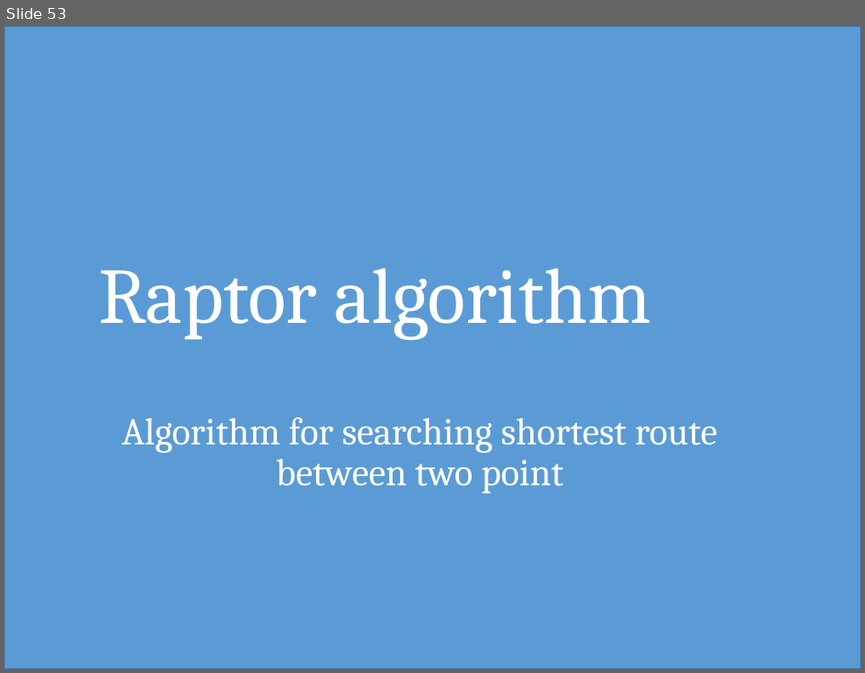
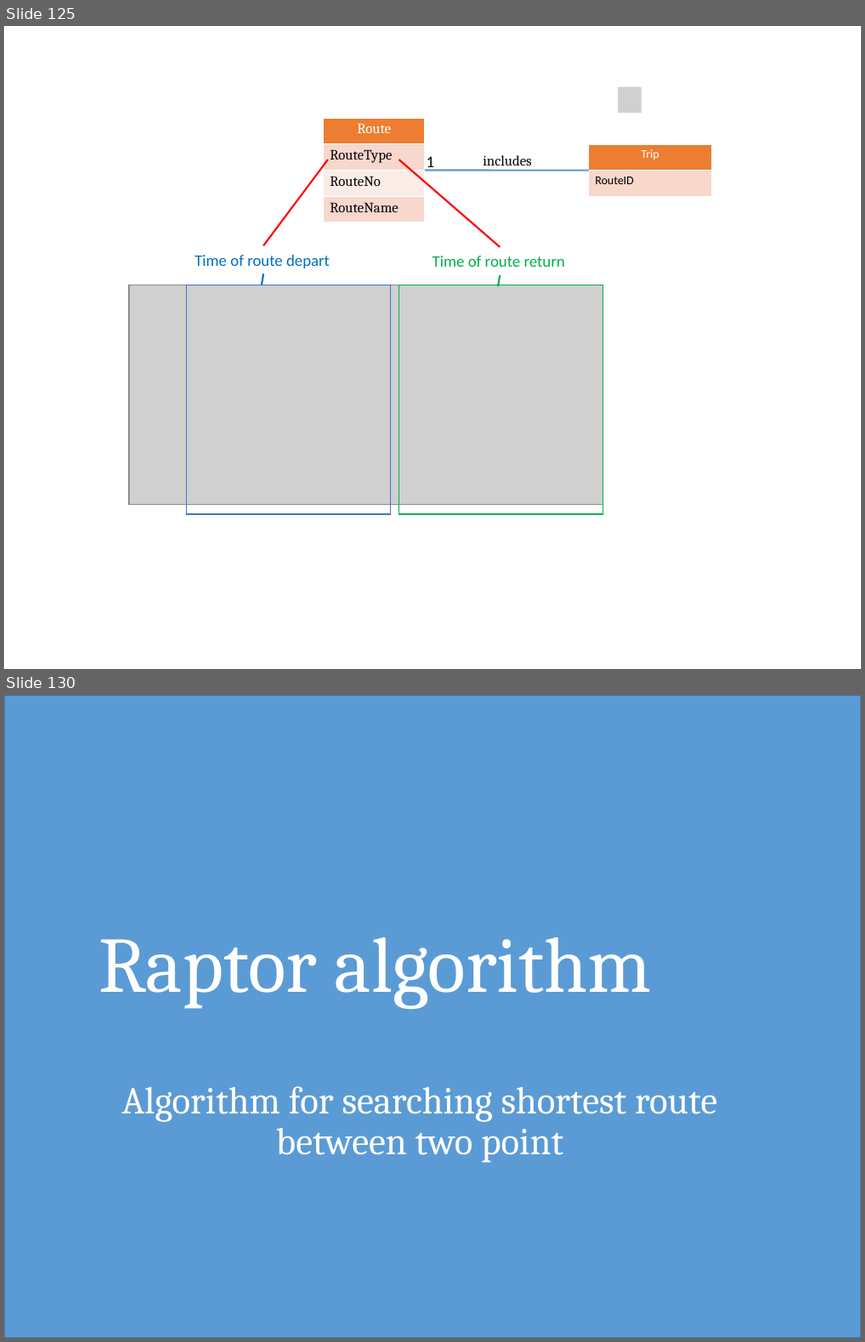
Before and after one commit to hqt/street-router, a slide deck: Document/presentation/full presentation.pptx. Shown one above the other, each under a label of ours: slide 53 before the commit, slides 125 and 130 after it; the slides between them are not shown. The pictures are 865x673 and 865x1342 pixels, drawn with LibreOffice and Linux fonts; fonts in the diff are those of the drawing; grey boxes stand for pictures. Boxes give left, top, right and bottom in pixels: in the first picture for what was removed or moved away, otherwise in the second. Text is boxed around its words. In the diff, an @@ line names an element or a change of style, - is before the commit and + after.

```diff
--- a/Document/presentation/full presentation.pptx
+++ b/Document/presentation/full presentation.pptx
@@ slide 125 added at [4,26,861,669], background #FFFFFF @@
@@ picture added at [619,87,642,113] @@
@@ table added at [324,118,425,222], 4 rows, 1 columns @@
+Route
+RouteType
+RouteNo
+RouteName
@@ table added at [588,144,711,197], 2 rows, 1 columns @@
+Trip
+RouteID
@@ line added from (328, 159) to (263, 245), #FF0000 1.5 pt @@
@@ line added from (399, 159) to (500, 247), #FF0000 1.5 pt @@
@@ line added from (425, 170) to (588, 170), #5B9BD5 1.5 pt @@
@@ text added at [426,157,435,171], 13.5 pt, text #000000 @@
+1
@@ text added at [483,155,531,170], 12 pt, text #000000 @@
+includes
@@ text added at [194,255,330,268], 13.5 pt, text #0070C0 @@
+Time of route depart
@@ line added from (263, 273) to (262, 284), #0070C0 1.5 pt @@
@@ text added at [432,256,565,267], 13.5 pt, text #00B050 @@
+Time of route return
@@ line added from (500, 275) to (498, 286), #00B050 1.5 pt @@
@@ picture added at [129,284,603,504] @@
@@ rectangle added at [187,284,391,515], outline #4472C4 1 pt @@
@@ rectangle added at [399,284,603,515], outline #00B050 1 pt @@
@@ what was slide 53 is now slide 130 @@
```
Also in this commit, not shown: 31 slides changed, 133 other slides added, 113 slides removed.
